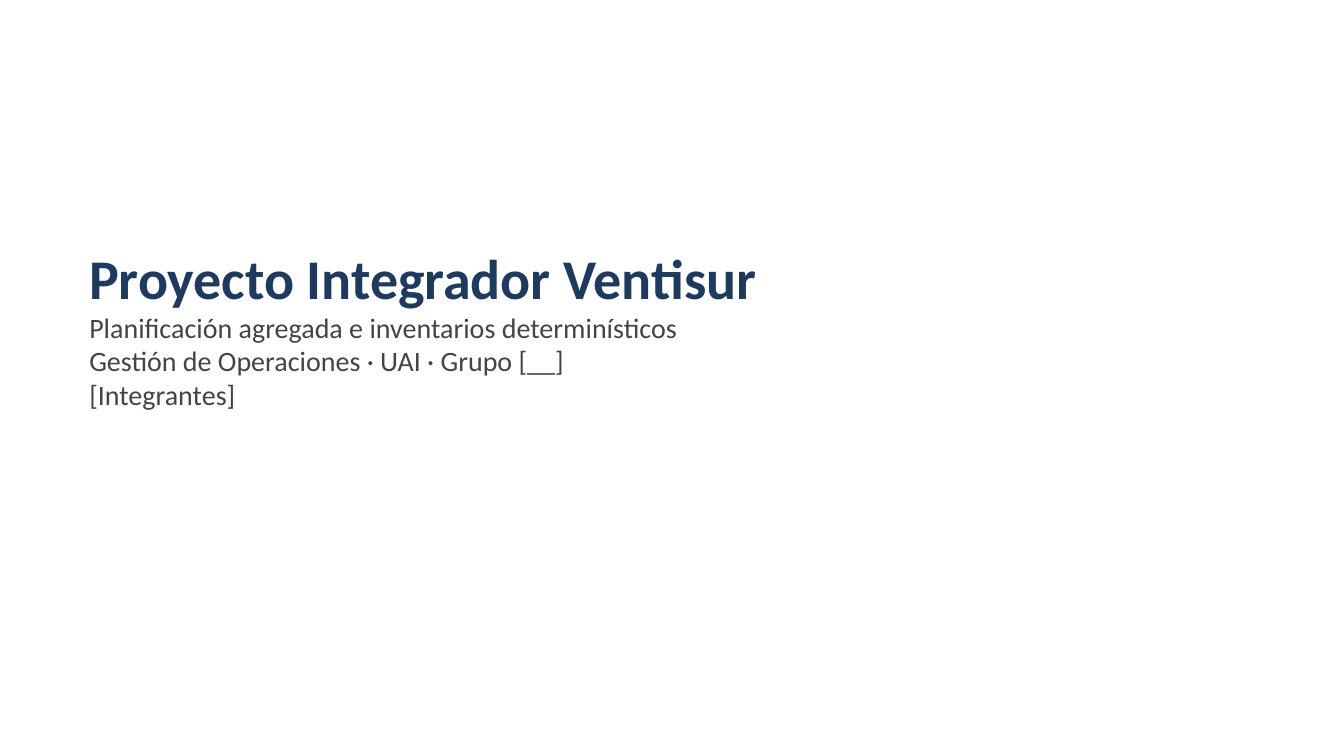
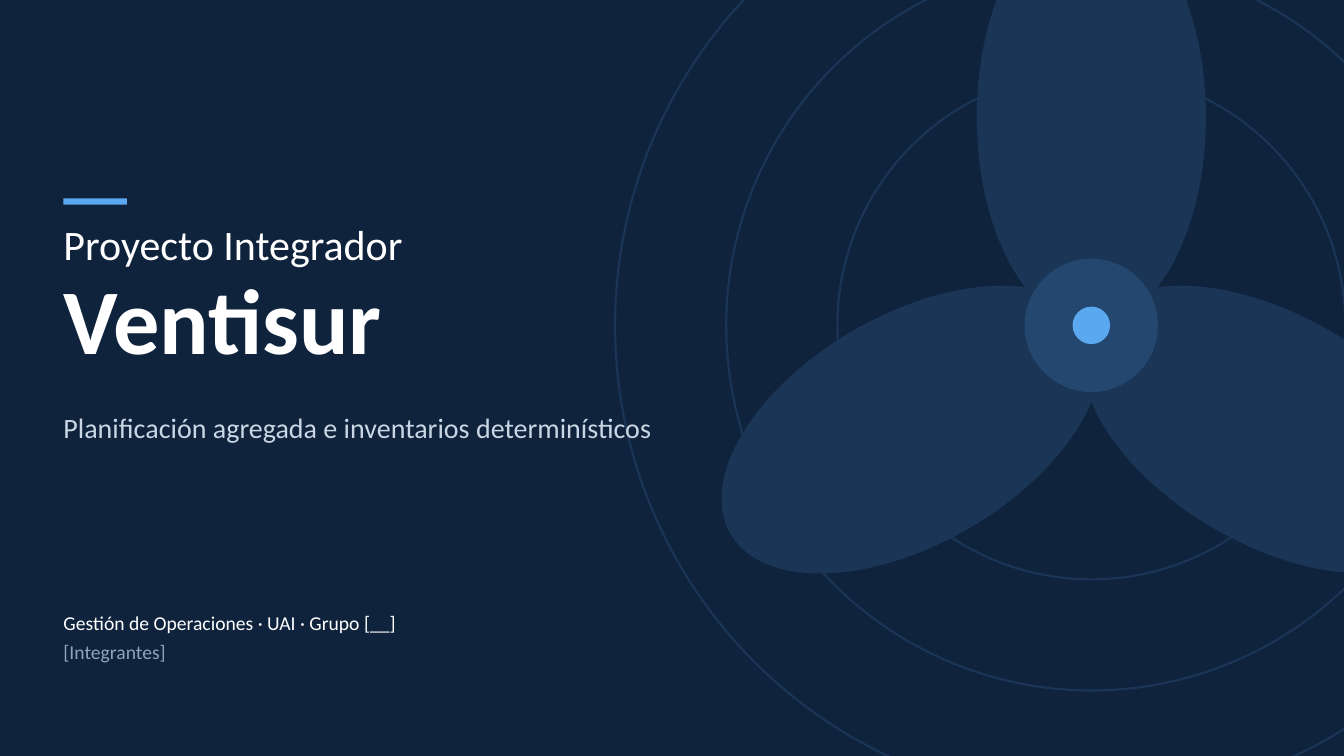
Before and after one commit to cdevidts/GDO-proyecto, a slide deck: slide 1 of proyecto/04_presentacion/Presentacion_Ventisur.pptx. Drawn at 1344x756 pixels with LibreOffice and Linux fonts; fonts in the diff are those of the drawing. Boxes give left, top, right and bottom in pixels: in the first picture for what was removed or moved away, otherwise in the second. Text is boxed around its words. In the diff, an @@ line names an element or a change of style, - is before the commit and + after.

```diff
--- a/proyecto/04_presentacion/Presentacion_Ventisur.pptx
+++ b/proyecto/04_presentacion/Presentacion_Ventisur.pptx
@@ background #FFFFFF to #10233D @@
@@ ellipse added at bbox=[615, 0, 1344, 756], outline #1A3556 1.5 pt @@
@@ ellipse added at bbox=[726, 0, 1344, 691], outline #1A3556 1.5 pt @@
@@ ellipse added at bbox=[838, 72, 1344, 580], outline #1A3556 1.5 pt @@
@@ rectangle added at bbox=[64, 199, 127, 205], fill #5AA9F0 @@
@@ text added at bbox=[63, 231, 402, 355], 30 pt, text #FFFFFF @@
+Proyecto Integrador
+Ventisur
@@ text at bbox=[89, 259, 757, 343]: paragraphs removed @@
-Proyecto Integrador Ventisur
-Planificación agregada e inventarios determinísticos
@@ group added at bbox=[673, 0, 1344, 632]: 5 ellipses @@
@@ text added at bbox=[63, 418, 651, 443], 20 pt, text #C9D6E3 @@
+Planificación agregada e inventarios determinísticos
@@ text "Gestión de Operaciones · UAI ...": place and size @@
-text "Gestión de Operaciones · UAI ..." at bbox=[89, 259, 757, 410]
+text "Gestión de Operaciones · UAI ..." at bbox=[63, 616, 359, 663]
@@ text "Gestión de Operaciones · UAI ..." at bbox=[63, 616, 359, 663]: size 20 to 14 pt; text colour #444444 to #FFFFFF in "Gestión de Operaciones · UAI · Grupo ..."; text colour #444444 to #8FA3BA in "[Integrantes]"; more space between paragraphs @@
```
Also in this commit, not shown: 7 other slides changed, 17 other files.
